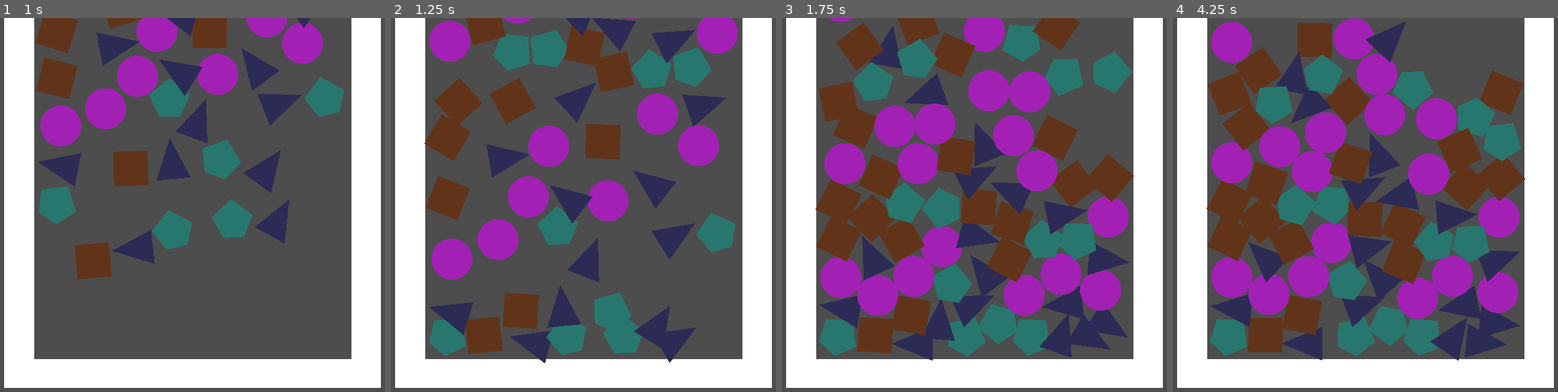
Above: before the commit, frames 1-4 (left to right).
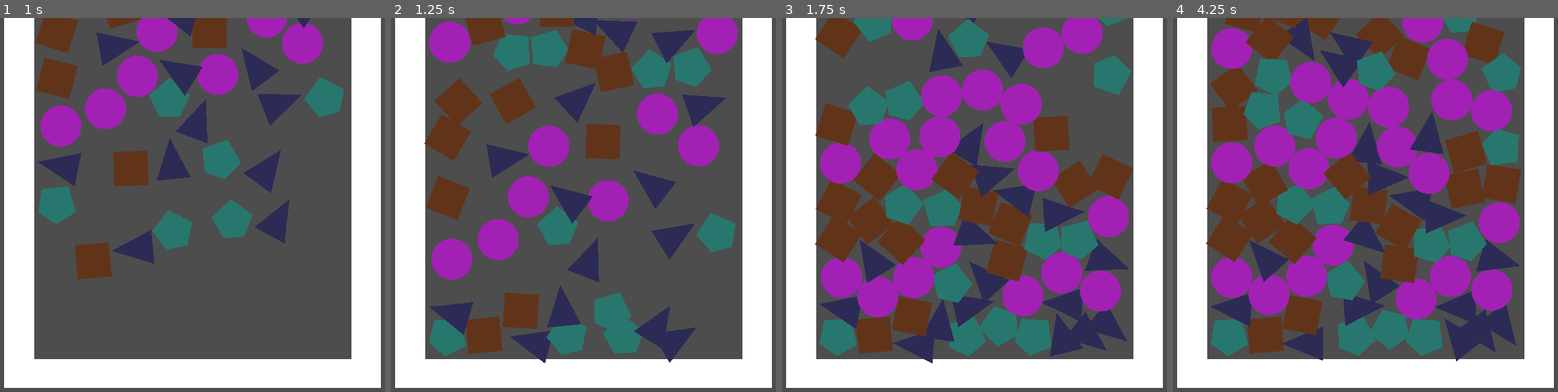
Above: after the commit, the same moments.

Repository: G-U-T-S/theana_jam
Game: Godot game, scene res://Scenes/main.tscn
Two runs of this game, one before a commit and one after it. Both use one fixed random seed, a clock stepped at 60 frames per second and the inputs below.
Inputs (mouse positions are in pixels of both pictures, inside the frame that each line leads up to):
- Up to frame 1 (1 s): move the mouse to (311, 201) at 0.52 s; press the mouse at (311, 201) at 0.53 s
- Up to frame 2 (1.25 s): no input
- Up to frame 3 (1.75 s): move the mouse to (866, 242) at 1.27 s; release the mouse at (866, 242) at 1.28 s; click (866, 242) at 1.35 s
- Up to frame 4 (4.25 s): move the mouse to (1419, 133) at 2.02 s; press the mouse at (1419, 133) at 2.03 s; move the mouse to (1338, 305) at 2.77 s; release the mouse at (1338, 305) at 2.78 s; click (1338, 305) at 2.85 s; move the mouse to (1531, 283) at 3.52 s; press the mouse at (1531, 283) at 3.53 s

Frame 1 is identical in both runs. In frame 2, 0.7% of the frame differs, in the area x 9-64%, y 0-14%; in frame 3, 21%; in frame 4, 28%, in the area x 8-92%, y 0-92%.

Commit message:
raio de detecção
adicionei uma mecânica onde a um limite de distancia para o player poder selecionar as formas

Diff:
--- a/Scripts/base_shape.gd
+++ b/Scripts/base_shape.gd
@@ -1 +1,3 @@
 class_name BaseShape extends RigidBody2D
+
+@export var type: String = ""
--- a/Scripts/main.gd
+++ b/Scripts/main.gd
@@ -3,12 +3,21 @@
 @onready var shape_spawn: ShapeSpawn = %shape_spawn
 @onready var mouse_entity: MouseEntity = %mouse_entity
 
-var min_shapes_quantity: int = 70
+var min_shapes_quantity: int = 80
 var current_selected_shapes: Array[BaseShape] = []
+var current_shape_type: String = ""
+
+# essa variavel serve para limitar a distancia
+# entre a ultima forma selecionada e a proxima
+var max_detect_distance: float = 80.0
 
 # essa variavel dita se o player esta segurando
 # o botao do mouse para selecionar as formas
 var is_selecting: bool = false
+
+
+# BUG acho que e problema da godot, a fisica so atualiza
+# quando ha o primeiro contato entre as formas BUG
 
 
 func _process(_delta: float) -> void:
@@ -24,6 +33,7 @@
 	# ja nao esta na lista
 	if current_selected_shapes.size() <= 0:
 		current_selected_shapes.append(new_shape)
+		current_shape_type = new_shape.type
 		return
 	else:
 		# esse loop garante que a "new_shape" nao esta na lista
@@ -32,8 +42,22 @@
 			if shape == new_shape:
 				return
 
-		current_selected_shapes.append(new_shape)
+		if current_shape_type == new_shape.type\
+		and is_shape_distance_valid(new_shape, max_detect_distance):
 
+			current_selected_shapes.append(new_shape)
+
+
+func is_shape_distance_valid(new_shape:BaseShape, max_distance: float) -> bool:
+	# funçao usada para garantir que a forma esta no raio de detecçao
+	var distance: float = current_selected_shapes[-1].global_position.distance_to(
+		new_shape.global_position
+	)
+
+	if distance <= max_distance:
+		return true
+
+	return false
 
 
 func _input(event: InputEvent) -> void:
@@ -46,3 +70,4 @@
 		for shape in current_selected_shapes:
 			shape.queue_free()
 		current_selected_shapes.clear()
+		current_shape_type = ""
